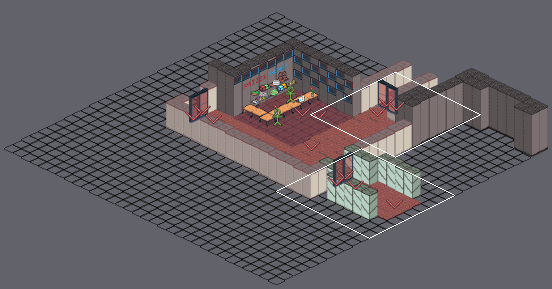
Two states of a Tiled map, scratch/floor1-east1.tmx. Above: a wide view before the commit, with the close-up outlined.
Close-up. Before the commit:
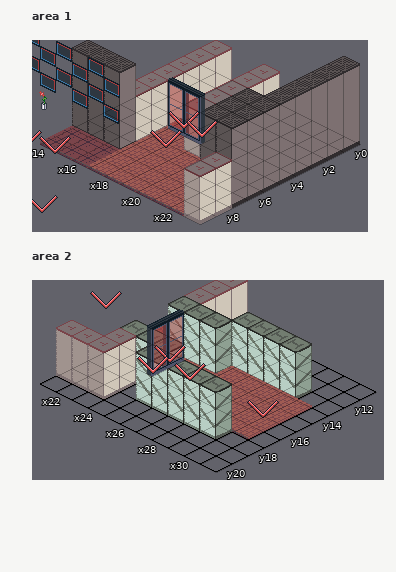
Cells are 32x16 px. Isometric: x runs down to the right, y down to the left. Shown: area 1 x 14..23, y 0..9; area 2 x 21..31, y 11..20.
Now the later version:
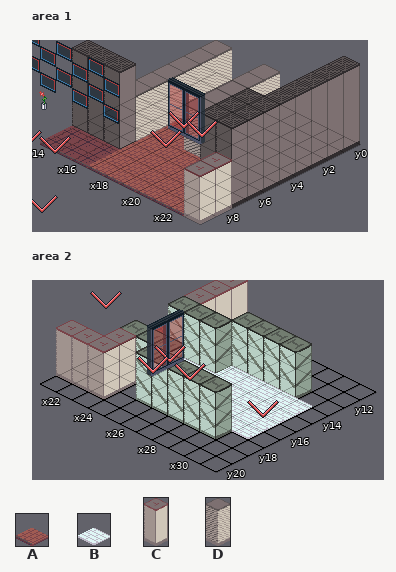
Key: from "floors": A 11, B 20; from "walls": C 15, D 38.
_ is an empty cell.
The exact change:
Layer "Tiles", area 1:
The author changed tile C to tile D in rows 1 to 5 at x 16 and 19; in row 6 at x 16.
Layer "Tiles", area 2:
The author changed tile A to tile B in row 14 at x 26 to 30; in row 15 at x 24 to 30; in row 16 at x 25 to 30; in row 17 at x 29 to 30.
